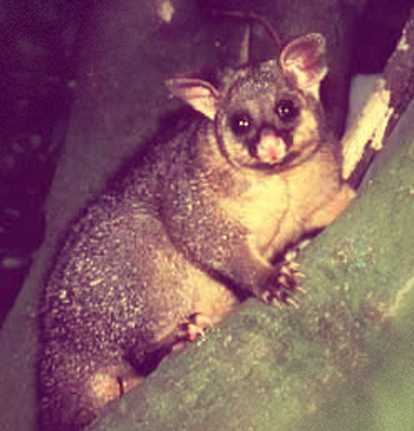
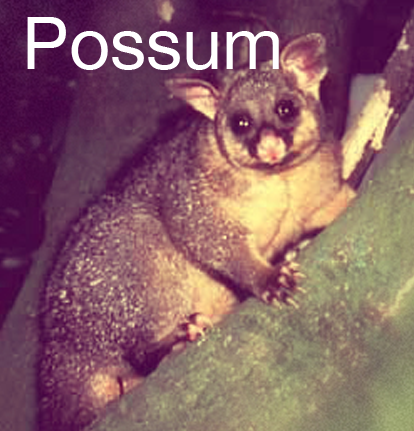
Layer changes from the first 414×431 image to the second:
added layer "Possum" above "Layer 2" over [27, 17, 279, 70]
